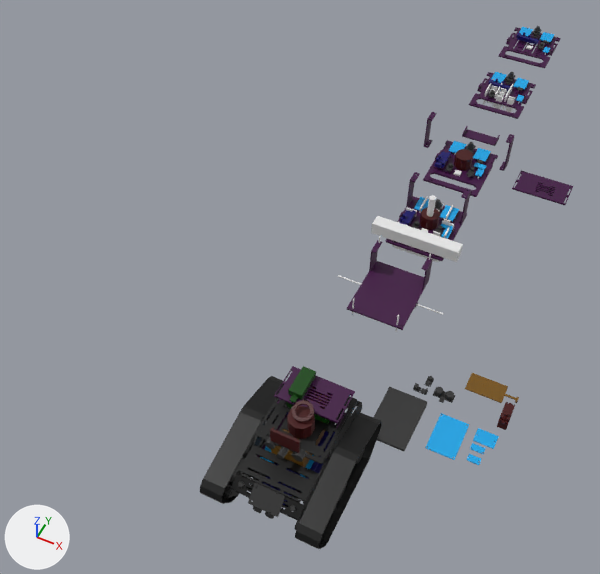
One commit to the Blender file Physical Parts/Construction_Plan.blend: the scene before it, then after it.
Before and after are seen from a 50 mm camera at (11.0, -33.1, 44.3) aimed at (-8.0, 4.9, -3.2). Every picture has the same lights, and +X, +Y and +Z are marked at lower left.

In view in the first picture: 'Breadboard Large', 'Camera', 'Chassis', 'Cube.002', 'Cube.003', 'Cube.007', 'Cube.009', 'Cube.010', 'Cube.013', 'Cube.014', 'Keyboard', 'LED Ring', 'Loading Pad', 'Logic Level Converter.004', 'Microphone.006', 'RFID Sensor', 'Speaker', 'TFT Display'.
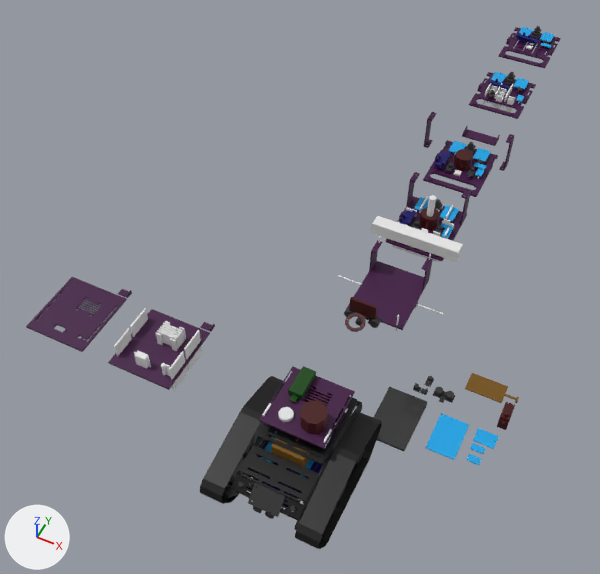
Location of each change, [x1, y1, x2, y2] in pixels of the pictures (600 x 574 px):
'Cube.007', reshaped, moved, turned
    before: [512, 171, 573, 205]
    after: [26, 277, 132, 352]
'Cube', added (purple)
    after: [108, 309, 215, 390]
'Cube.002', reshaped (18% wider, 45% taller)
    before: [274, 366, 355, 423]
    after: [259, 366, 355, 449]
'Cylinder.005', added
    after: [114, 308, 202, 390]
'Speaker', moved
    before: [287, 406, 315, 439]
    after: [300, 400, 328, 434]
'TFT Display', moved
    before: [270, 427, 300, 453]
    after: [349, 297, 377, 319]
'Camera', moved
    before: [265, 436, 306, 462]
    after: [344, 306, 381, 328]
'LED Ring', moved
    before: [292, 400, 314, 422]
    after: [345, 313, 366, 332]
'Cylinder.004', added
    after: [278, 407, 294, 422]
'Cylinder.003', added
    after: [262, 403, 332, 447]
'Microphone.006', deleted
    before: [538, 42, 545, 49]
'Analog Digital Transformer.004', added
    after: [540, 43, 551, 48]
'Logic Level Converter.004', deleted
    before: [543, 47, 550, 53]

What the commit changed:
me_cube_026 is used by ob_cube_002; location (-5.85, -17.03, 0.09); rotation (0.0, 0.0, -3.142), in degrees (0, 0, -180).
me_cube_026 had 232 vertices, 138 faces and spanned x -7.4..-3.38, y -9.89..-7.56, z 4.36..4.49.
me_cube_026 now has 374 vertices, 209 faces and spans x -7.4..-3.38, y -9.89..-5.72, z 4.38..4.47.
me_cube_026 part 1: 232 vertices removed from x -7.4..-3.38, y -9.89..-7.56, z 4.36..4.49; 374 vertices added at x -7.4..-3.38, y -9.89..-5.72, z 4.38..4.47.
me_cube_027 is used by ob_cube_007; location (6.32, 18.7, 1.34); rotation (0.0, 0.0, -3.142), in degrees (0, 0, -180).
me_cube_027 had 232 vertices, 138 faces and spanned x -1.79..2.37, y -1.29..1.05, z -0.03..0.1.
me_cube_027 now has 841 vertices, 445 faces and spans x -2.18..2.03, y -2.26..2.99, z -0.05..0.23.
me_cube_027 part 2: 232 vertices removed from x -1.79..2.37, y -1.29..1.05, z -0.03..0.1; 841 vertices added at x -2.18..2.03, y -2.26..2.99, z -0.05..0.23.
Mesh me_cylinder_009 is new.
It has 760 vertices, 418 faces and spans x -1.96..1.94, y -1.99..1.27, z -1.03..1.03.
Mesh me_cube is new.
It has 68 vertices, 44 faces and spans x -2.18..2.03, y -2.26..2.99, z -0.05..0.23.
It uses material mat_printed_parts (dark purple #3e0041).
Mesh me_cylinder_008 is new.
It has 44 vertices, 24 faces and spans x -1.93..-1.08, y -1.78..-0.92, z -2.96..3.46.
Mesh me_cylinder_005 is new.
It has 88 vertices, 48 faces and spans x -1.93..1.97, y -3.24..-2.35, z 0.98..4.0.
Object 'TFT Display' (ob_tft_display) moves from (-0.42, -12.05, 4.97) to (-0.42, -1.5, 4.97).
Object 'Speaker' (ob_speaker) moves from (-0.41, -10.07, 4.16) to (0.34, -9.99, 5.09).
Object 'LED Ring' (ob_led_ring) moves from (-0.39, -9.95, 5.02) to (-0.39, -2.78, 5.02).
Object 'Camera' (ob_camera) moves from (-0.42, -11.85, 4.19) to (-0.42, -1.3, 4.19).
Object 'Cube.007' (ob_cube_007) turns from (0, 0, -180) to (0, 0, 0) degrees about x, y and z.
Object 'Cube.007' (ob_cube_007) moves from (6.32, 18.7, 1.34) to (-16.28, -9.51, 4.5).
Object 'Microphone.006' (ob_microphone_006) is deleted.
Object 'Logic Level Converter.004' (ob_logic_level_converter_004) is deleted.
Object 'Cylinder.005' (ob_cylinder_005) is new; it shows me_cylinder_009.
Its location is (-10.23, -9.18, 4.51).
Object 'Cube' (ob_cube) is new; it shows me_cube.
Its location is (-10.16, -9.51, 4.5).
Object 'Cylinder.004' (ob_cylinder_004) is new; it shows me_cylinder_008.
Its location is (0.26, -9.02, 4.35).
Its scale is (1.0, 1.0, 0.125).
Object 'Cylinder.003' (ob_cylinder_003) is new; it shows me_cylinder_005.
Its location is (-0.49, -7.77, 3.79).
Its scale is (1.0, 1.0, 0.227).
Object 'Analog Digital Transformer.004' (ob_analog_digital_transformer_004) is new; it shows a copy of the mesh of ob_analog_digital_transformer_002.
Its location is (0.93, 37.99, 1.72).
Its rotation in degrees is (0, 0, -180).
